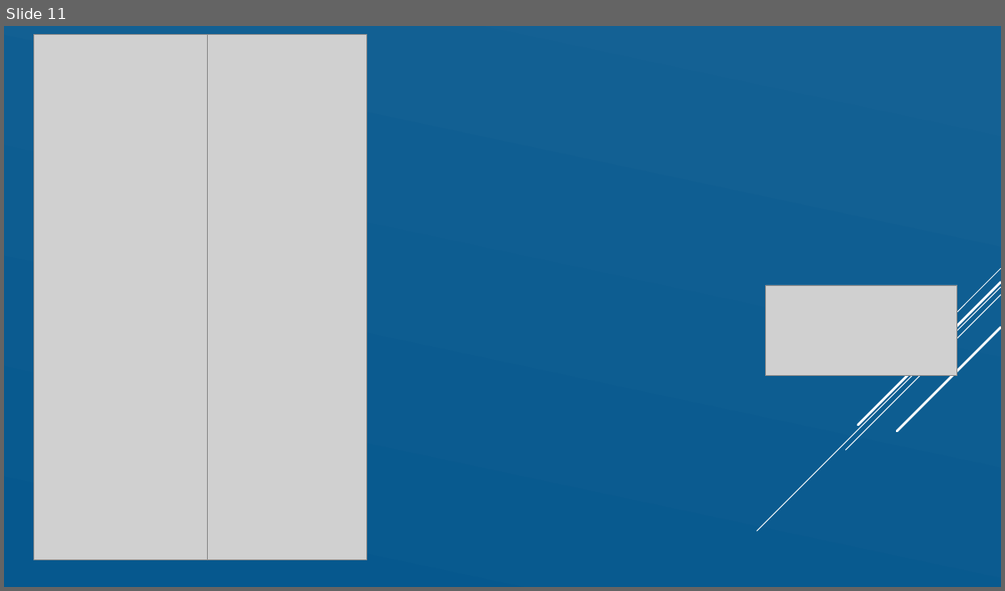
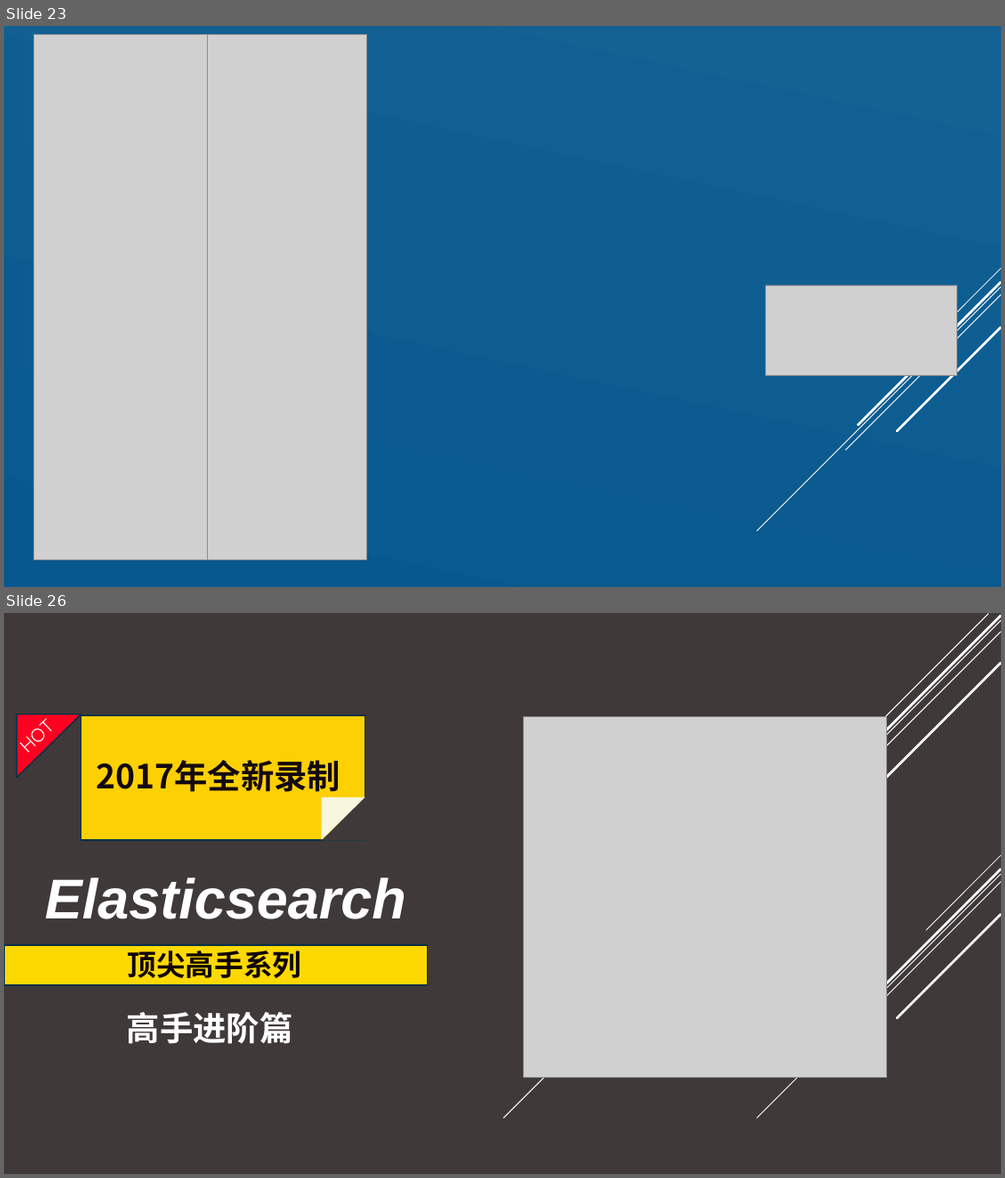
Before and after one commit to zhangpengyf/taobao-shop, a slide deck: 淘宝销售文案.pptx. Shown one above the other, each under a label of ours: slide 11 before the commit, slides 23 and 26 after it; the slides between them are not shown. The pictures are 1005x591 and 1005x1178 pixels, drawn with LibreOffice and Linux fonts; fonts in the diff are those of the drawing; grey boxes stand for pictures. Boxes give left, top, right and bottom in pixels: in the first picture for what was removed or moved away, otherwise in the second. Text is boxed around its words. In the diff, an @@ line names an element or a change of style, - is before the commit and + after.

```diff
--- a/淘宝销售文案.pptx
+++ b/淘宝销售文案.pptx
@@ slide 26 added at <box>4,613,1001,1174</box>, background #3F3939; not listed: 5 template elements that a slide beside it also shows @@
@@ line added from (1001, 620) to (503, 1118), #FFFFFF 1 pt @@
@@ line added from (1001, 632) to (596, 1037), #FFFFFF 1 pt @@
@@ line added from (1001, 616) to (604, 1013), #FFFFFF 2.5 pt @@
@@ line added from (988, 614) to (677, 925), #FFFFFF 1 pt @@
@@ line added from (1001, 663) to (646, 1018), #FFFFFF 2.5 pt @@
@@ text added at <box>8,698,75,764</box>, 18 pt, text #FFFFFF @@
+HOT
@@ right triangle added at <box>17,714,81,778</box>, fill #FF0021, outline #043148 1.25 pt @@
@@ rectangle added at <box>81,715,365,840</box>, fill #FDD003, outline #043148 1.25 pt @@
@@ picture added at <box>524,717,887,1078</box> @@
@@ text added at <box>96,760,340,792</box>, 32 pt, text #13080D, bold @@
+2017年全新录制
@@ right triangle added at <box>322,797,366,840</box>, fill #F8F6DF @@
@@ right triangle added at <box>322,796,366,840</box>, fill #3F3939 @@
@@ text added at <box>45,877,406,919</box>, 54 pt, text #FFFFFF, bold, italic @@
+Elasticsearch
@@ rectangle added at <box>4,945,428,985</box>, fill #FDD901, outline #043148 1.25 pt @@
@@ text added at <box>128,945,302,978</box>, 28 pt, text #100402, bold @@
+顶尖高手系列
@@ text added at <box>127,1012,293,1044</box>, 32 pt, text #FFFFFF, bold @@
+高手进阶篇
@@ what was slide 11 is now slide 23 @@
```
Also in this commit, not shown: 1 slide changed, 14 other slides added.
